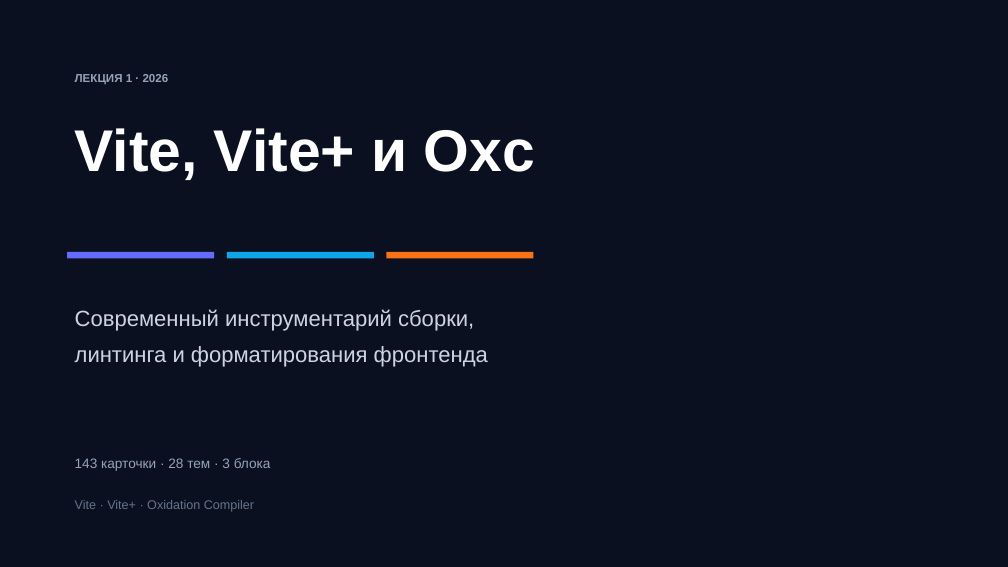
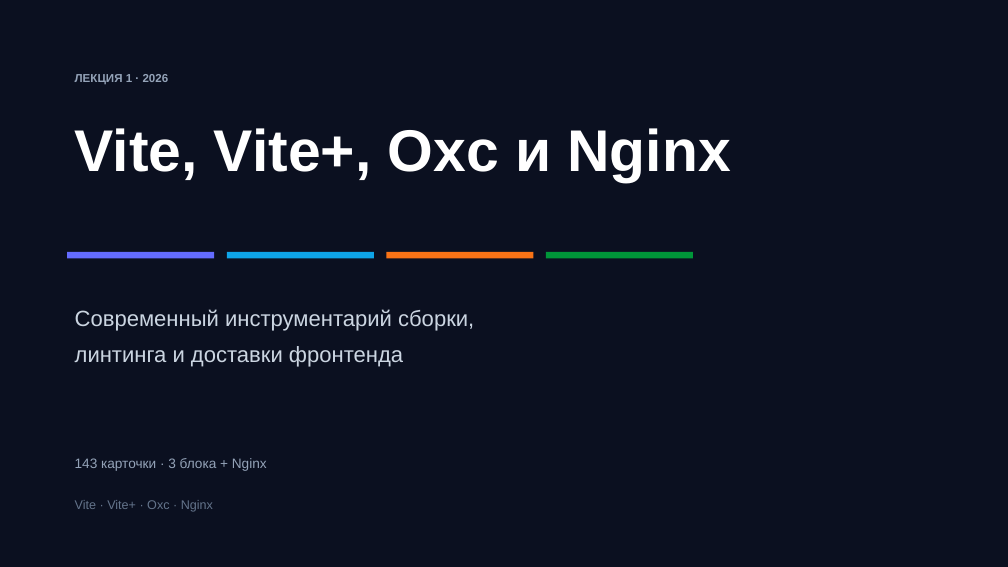
Before and after one commit to ErnandesDaniel/mephi-higher-engineering-school-lectures, a slide deck: slide 1 of lecture-1/modern-frontend-tooling.pptx. Drawn at 1008x567 pixels with LibreOffice and Linux fonts; fonts in the diff are those of the drawing. Boxes give left, top, right and bottom in pixels: in the first picture for what was removed or moved away, otherwise in the second. Text is boxed around its words. In the diff, an @@ line names an element or a change of style, - is before the commit and + after.

Commit message:
feat: add Nginx section to lecture deck (config, proxy, cache, HTTPS)

```diff
--- a/lecture-1/modern-frontend-tooling.pptx
+++ b/lecture-1/modern-frontend-tooling.pptx
@@ text at [75, 128, 731, 183]: text changed @@
-Vite, Vite+ и Oxc
+Vite, Vite+, Oxc и Nginx
@@ rectangle added at [546, 252, 693, 258], fill #009639 @@
@@ text at [75, 346, 403, 367]: text changed @@
-линтинга и форматирования фронтенда
+линтинга и доставки фронтенда
@@ text at [75, 458, 267, 471]: text changed @@
-143 карточки · 28 тем · 3 блока
+143 карточки · 3 блока + Nginx
@@ text at [75, 500, 213, 512]: text changed @@
-Vite · Vite+ · Oxidation Compiler
+Vite · Vite+ · Oxc · Nginx
```
Also in this commit, not shown: 5 other slides changed, 14 slides added, 1 other file.
